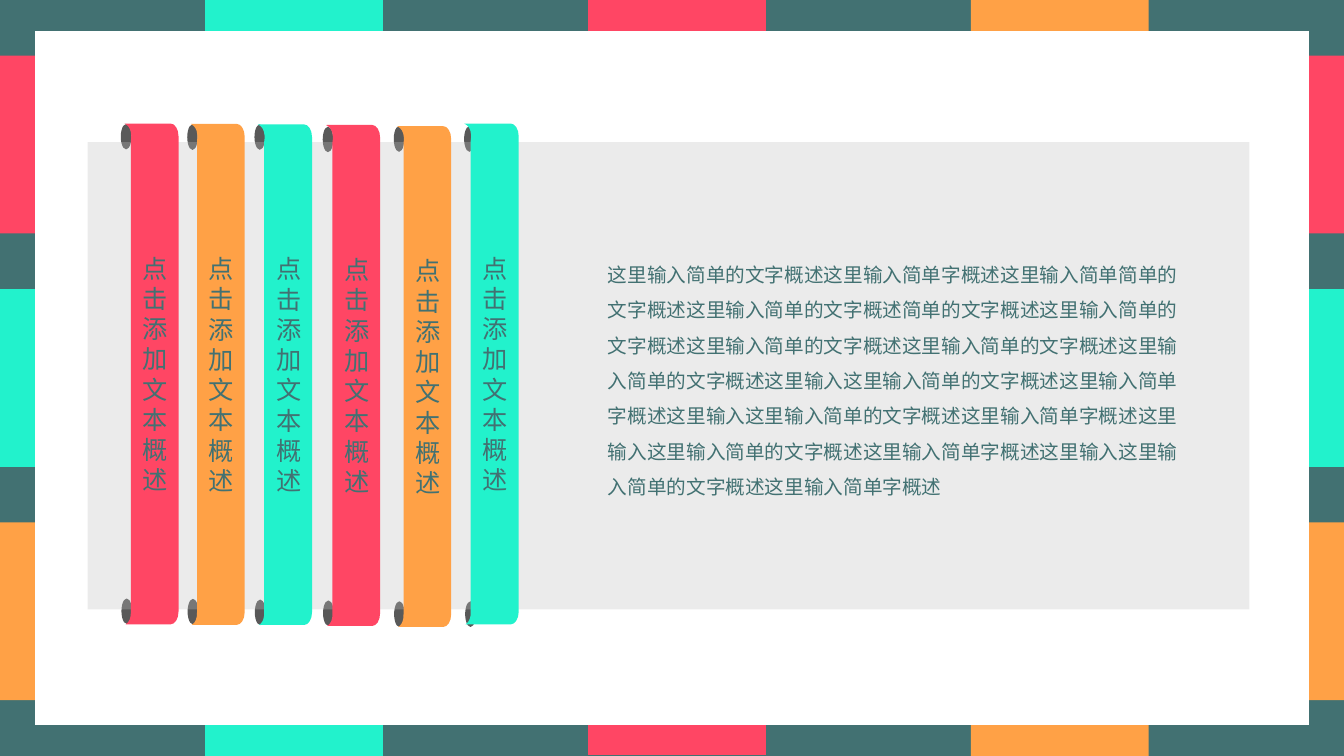
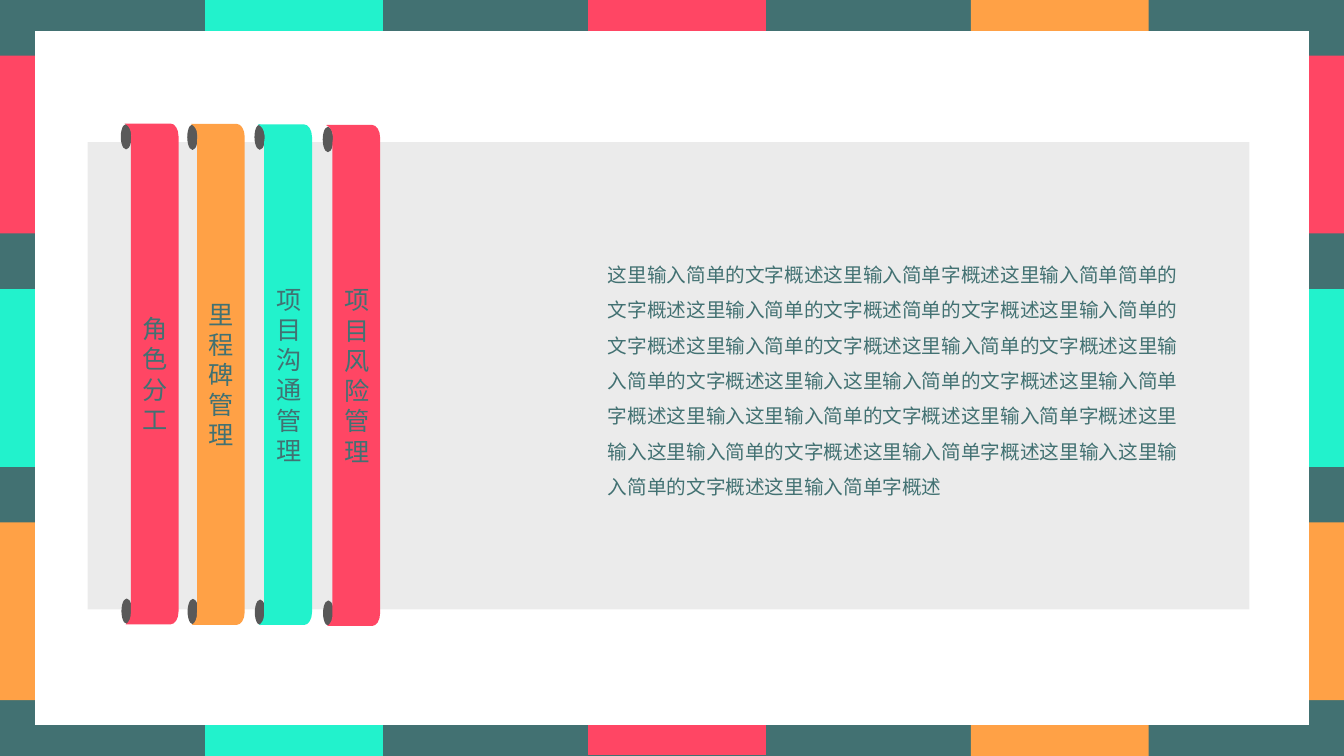
Before and after one commit to Yang-Xavier/GSDoc, a slide deck: slide 18 of 项目简介PPT/项目简介.pptx (slide 8 before the commit). Drawn at 1344x756 pixels with LibreOffice and Linux fonts; fonts in the diff are those of the drawing. Boxes give left, top, right and bottom in pixels: in the first picture for what was removed or moved away, otherwise in the second. Text is boxed around its words. In the diff, an @@ line names an element or a change of style, - is before the commit and + after.

```diff
--- a/项目简介PPT/项目简介.pptx
+++ b/项目简介PPT/项目简介.pptx
@@ ellipse removed at (x1=394, y1=126, x2=404, y2=152) @@
@@ freeform shape removed at (x1=397, y1=126, x2=452, y2=627) @@
-点击添加文本概述
@@ ellipse removed at (x1=464, y1=126, x2=475, y2=152) @@
@@ freeform shape removed at (x1=464, y1=124, x2=518, y2=625) @@
-点击添加文本概述
@@ text in freeform shape at (x1=276, y1=289, x2=301, y2=461): text changed @@
-点击添加文本概述
+项目沟通管理
@@ text in freeform shape at (x1=344, y1=289, x2=369, y2=462): text changed @@
-点击添加文本概述
+项目风险管理
@@ text in freeform shape at (x1=143, y1=317, x2=168, y2=429): text changed @@
-点击添加文本概述
+角色分工
@@ text in freeform shape at (x1=209, y1=304, x2=234, y2=445): text changed @@
-点击添加文本概述
+里程碑管理
@@ ellipse removed at (x1=394, y1=602, x2=404, y2=628) @@
@@ ellipse removed at (x1=465, y1=602, x2=476, y2=628) @@
```
Also in this commit, not shown: 3 other slides changed, 12 slides added, 3 slides removed.
